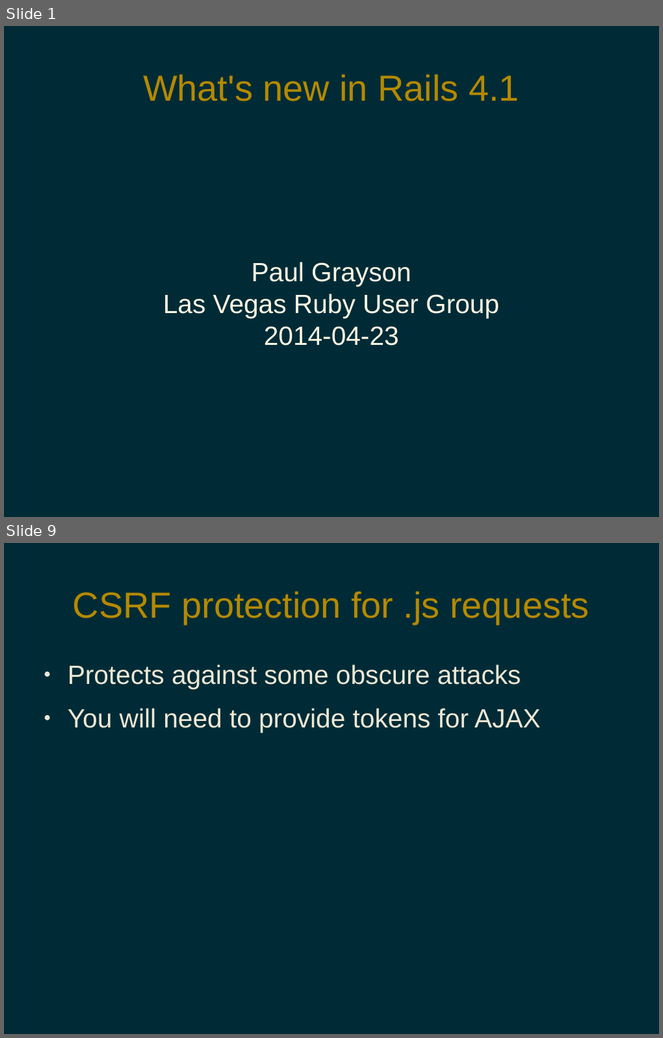
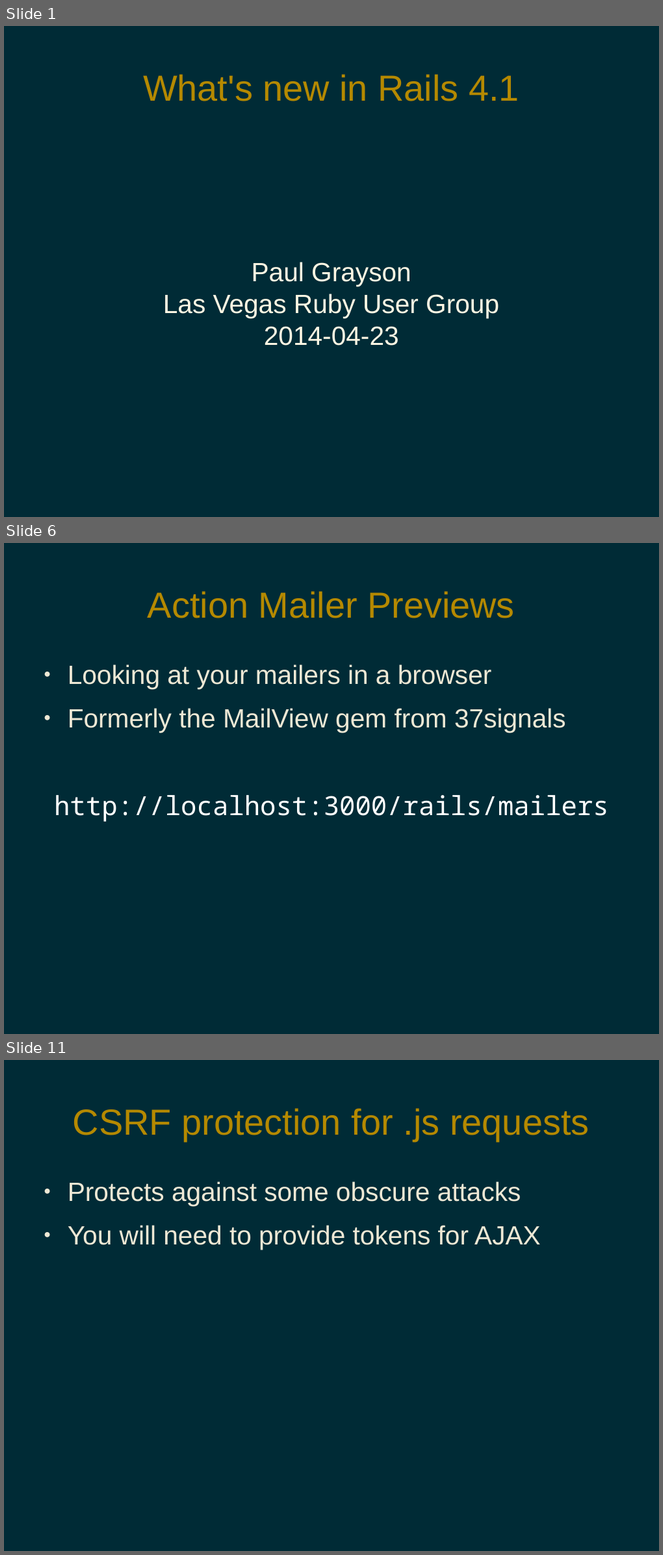
Before and after one commit to pdg137/rails41-pres, a slide deck: new-in-rails-4-1.odp. Shown one above the other, each under a label of ours: slides 1 and 9 before the commit, slides 1, 6 and 11 after it; the slides between them are not shown. The pictures are 663x1038 and 663x1555 pixels, drawn with LibreOffice and Linux fonts; fonts in the diff are those of the drawing. Boxes give left, top, right and bottom in pixels: in the first picture for what was removed or moved away, otherwise in the second. Text is boxed around its words. In the diff, an @@ line names an element or a change of style, - is before the commit and + after.

```diff
--- a/new-in-rails-4-1.odp
+++ b/new-in-rails-4-1.odp
@@ slide 6 added at bbox=[4, 543, 659, 1034], background #002B36 @@
@@ title added at bbox=[148, 591, 515, 618], 44 pt, text #B58900 @@
+Action Mailer Previews
@@ text added at bbox=[68, 665, 566, 732], 32 pt, text #EEE8D5 @@
+● Looking at your mailers in a browser
+● Formerly the MailView gem from 37signals
@@ text added at bbox=[54, 795, 609, 822], 32 pt, text #FFFFFF @@
+http://localhost:3000/rails/mailers
@@ what was slide 9 is now slide 11 @@
```
Also in this commit, not shown: 5 slides changed, 5 other slides added, 3 slides removed.
